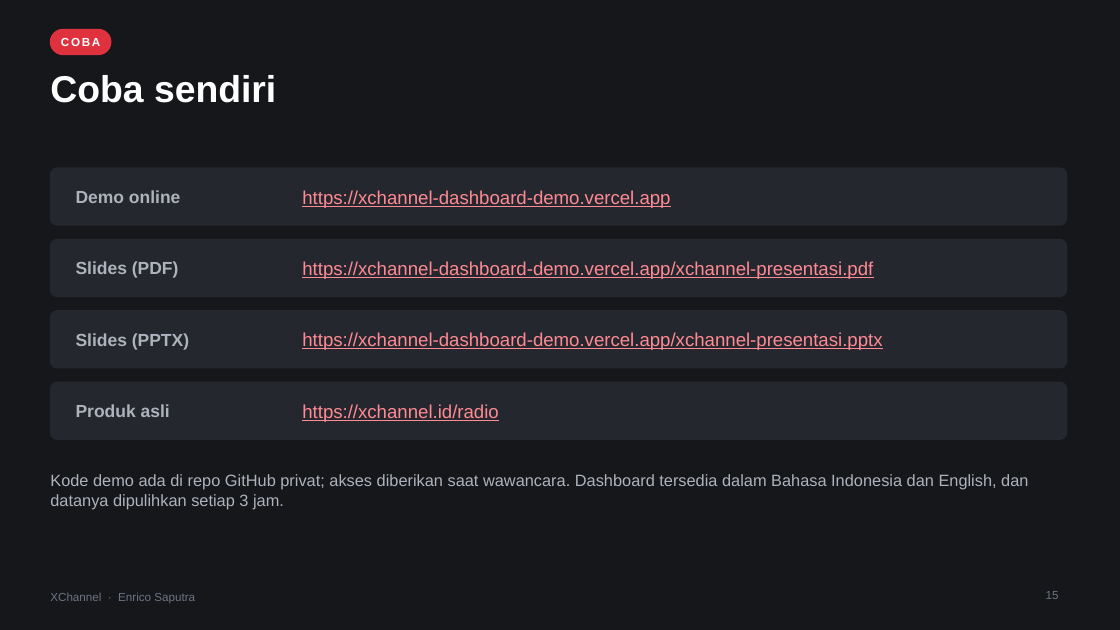
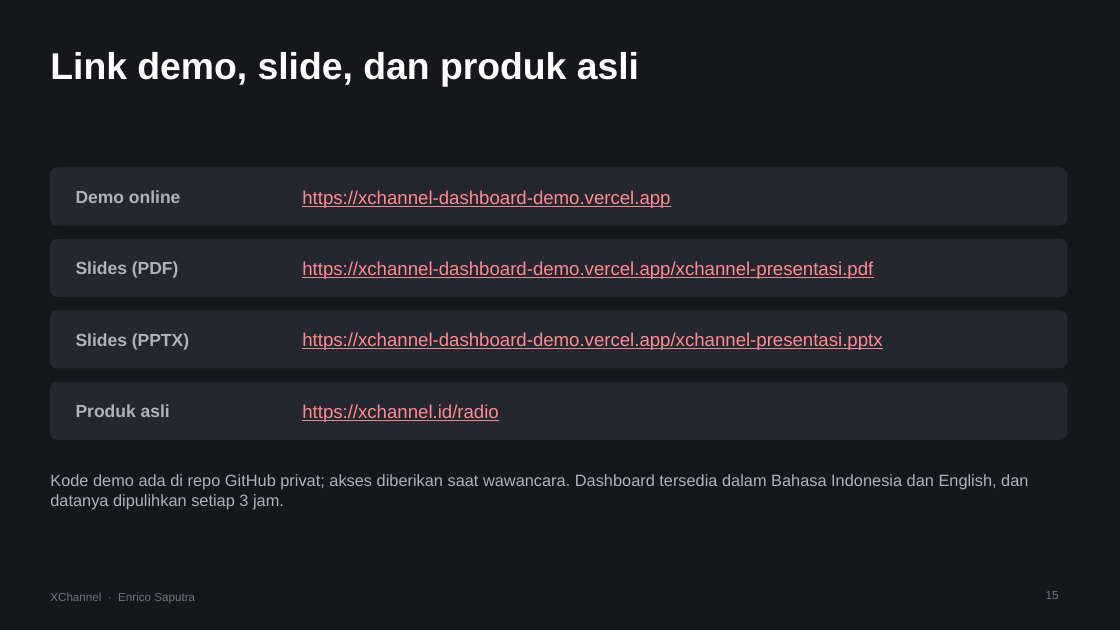
Before and after one commit to Enricosaputra/xchannel-dashboard-demo, a slide deck: slide 15 of docs/XChannel-presentasi.pptx. Drawn at 1120x630 pixels with LibreOffice and Linux fonts; fonts in the diff are those of the drawing. Boxes give left, top, right and bottom in pixels: in the first picture for what was removed or moved away, otherwise in the second. Text is boxed around its words. In the diff, an @@ line names an element or a change of style, - is before the commit and + after.

Commit message:
Decks: tables for trade-offs, stack and open work; plainer titles

```diff
--- a/docs/XChannel-presentasi.pptx
+++ b/docs/XChannel-presentasi.pptx
@@ rounded rectangle removed at [50,29,111,55] @@
@@ title added at [50,52,639,87], 32 pt, text #FFFFFF, bold @@
+Link demo, slide, dan produk asli
@@ text removed at [61,38,100,46] @@
-COBA
@@ title removed at [50,75,276,103] @@
-Coba sendiri
```
Also in this commit, not shown: 12 other slides changed, 1 slide added, 1 slide removed, 7 other files.
